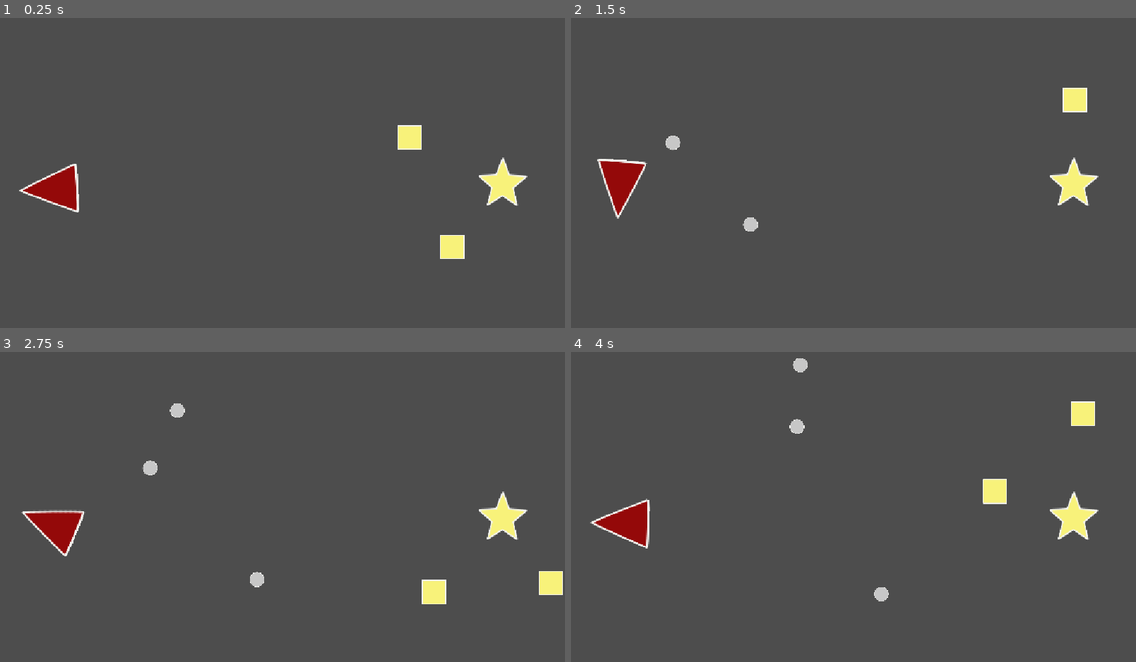
Above: before the commit, frames 1-4 (two rows, left to right).
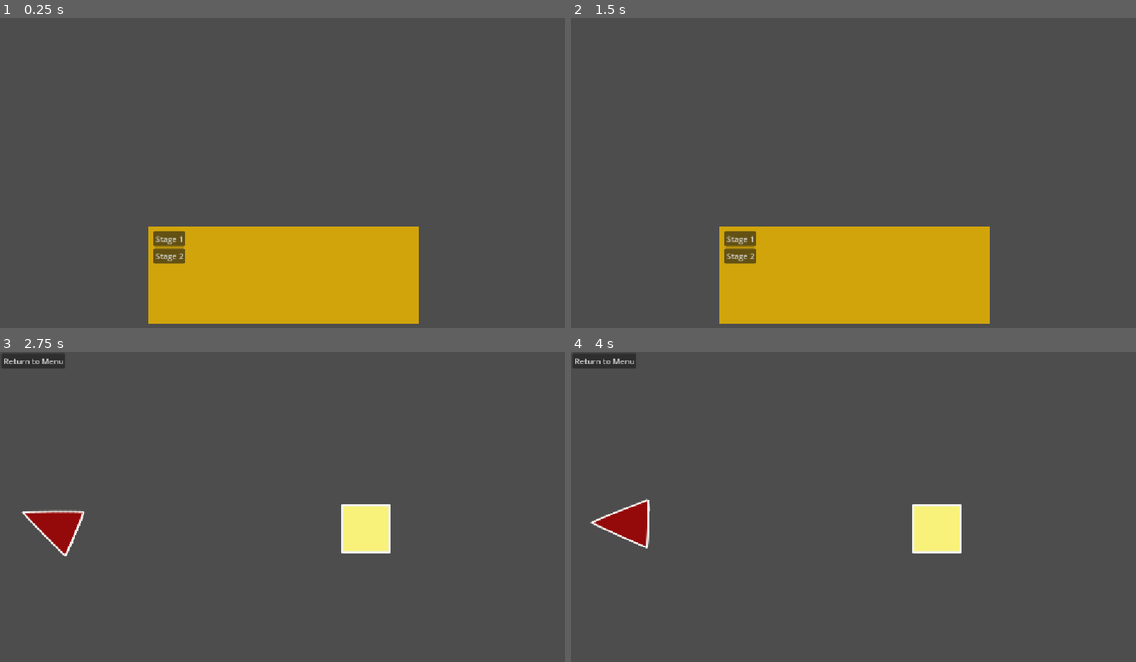
Above: after the commit, the same moments.

Repository: slumberingWoods/Asteroid-Shot
Game: Godot game, scene res://Stages/main.tscn
Two runs of this game, one before a commit and one after it. Both use one fixed random seed, a clock stepped at 60 frames per second and the inputs below. Before the commit the project starts from res://Stages/2_nd_stage.tscn.
Inputs (mouse positions are in pixels of both pictures, inside the frame that each line leads up to):
- Up to frame 1 (0.25 s): no input
- Up to frame 2 (1.5 s): click (740, 256) at 0.5 s, where only the run after the commit has a clickable "Stage 2"; click (604, 27) at 1.25 s, where only the run after the commit has a clickable "Return to Menu"
- Up to frame 3 (2.75 s): click (169, 572) at 2 s, where only the run after the commit has a clickable "Stage 1"
- Up to frame 4 (4 s): move the mouse to (977, 494) at 2.77 s; hold W (game_ammo_next) 2.78-3.53 s; tap Q (game_ammo_prev) at 3.05, 3.6 s; move the mouse to (740, 525) at 3.52 s; tap W (game_ammo_next) at 3.8 s

The runs differ from the first frame. In frame 1, 17% of the frame differs, in the area x 3-94%, y 34-99%; in frame 2, 17%; in frame 3, 3.4%; in frame 4, 3.4%.

Commit message:
add ui level management

Diff:
--- a/Entities/asteroid.gd
+++ b/Entities/asteroid.gd
@@ -32,13 +32,14 @@
 	_base_sprite_scale = sprite.scale
 	_base_collision_scale = collision_shape.scale
 	apply_type()
+	add_to_group("asteroids")
 	if is_shot:
 		add_to_group("shots")
 	global_position = spawn_pos
 	global_rotation = spawn_rotation
 	velocity = Vector2.UP.rotated(spawn_rotation) * speed
 
-func apply_type() -> void:
+func apply_type():
 	var i := clampi(int(type), 0, type_scales.size() - 1)
 	var tex_i := clampi(int(type), 0, type_textures.size() - 1)
 	if not type_textures.is_empty() and type_textures[tex_i] != null:
@@ -47,7 +48,7 @@
 	sprite.scale = _base_sprite_scale * s
 	collision_shape.scale = _base_collision_scale * s
 
-func _physics_process(delta: float) -> void:
+func _physics_process(delta: float):
 	velocity *= exp(-accel * delta)
 	if velocity.length() < stop_speed:
 		velocity = Vector2.ZERO
--- a/Entities/cannon.gd
+++ b/Entities/cannon.gd
@@ -61,7 +61,7 @@
 	instance.type = StageManager.selected_ammo_type  # assumes asteroid has a `type` property
 	get_tree().current_scene.add_child.call_deferred(instance)
 
-func switch_ammo(direction := 1) -> void:
+func switch_ammo(direction := 1):
 	StageManager.cycle_ammo_type(direction)
 
 func switch_ammo_to(type: GlobalEnums.AsteroidType) -> bool:
--- a/Entities/obstacle.gd
+++ b/Entities/obstacle.gd
@@ -12,7 +12,7 @@
 
 var health : float
 
-func _ready() -> void:
+func _ready():
 	health = max_health
 
 func take_impact(impact_speed: float, by: Node = null) -> bool:
@@ -28,7 +28,7 @@
 		return true
 	return false
 
-func _destroy(by: Node, impact_speed: float) -> void:
+func _destroy(by: Node, impact_speed: float):
 	destroyed.emit(by, impact_speed)
 	if debris_scene:
 		var d := debris_scene.instantiate()
--- a/Entities/orbit_center.gd
+++ b/Entities/orbit_center.gd
@@ -17,7 +17,7 @@
 var _zone: Area2D
 var _shape: CircleShape2D
 
-func _ready() -> void:
+func _ready():
 	super._ready()
 	_zone = Area2D.new()
 	var col := CollisionShape2D.new()
@@ -29,16 +29,16 @@
 	_zone.body_exited.connect(_on_body_exited)
 	add_child(_zone)
 
-func set_capture_radius(r: float) -> void:
+func set_capture_radius(r: float):
 	capture_radius = r
 	if _shape:
 		_shape.radius = r
 
-func _on_body_entered(body: Node) -> void:
+func _on_body_entered(body: Node):
 	if body is Orbiter:
 		capture(body)
 
-func _on_body_exited(body: Node) -> void:
+func _on_body_exited(body: Node):
 	if body is Orbiter and body.center == self:
 		release(body)
 
@@ -52,17 +52,17 @@
 	orbiter_captured.emit(orbiter)
 	return true
 
-func release(orbiter: Orbiter) -> void:
+func release(orbiter: Orbiter):
 	if orbiter in orbiters:
 		orbiters.erase(orbiter)
 		orbiter.end_orbit()
 		orbiter_released.emit(orbiter)
 
-func release_all() -> void:
+func release_all():
 	for o in orbiters.duplicate():
 		release(o)
 
-func _destroy(by: Node, impact_speed: float) -> void:
+func _destroy(by: Node, impact_speed: float):
 	if release_on_destroy:
 		release_all()
 	super._destroy(by, impact_speed)
--- a/Entities/orbiter.gd
+++ b/Entities/orbiter.gd
@@ -19,10 +19,10 @@
 
 ## Move closer to / farther from the center while orbiting.
 ## Clamped to the center's capture radius.
-func set_orbit_radius(r: float) -> void:
+func set_orbit_radius(r: float):
 	_radius = clampf(r, min_orbit_radius, center.capture_radius if center else r)
 
-func begin_orbit(c: OrbitCenter) -> void:
+func begin_orbit(c: OrbitCenter):
 	center = c
 	var offset := global_position - c.global_position
 	_angle = offset.angle()
@@ -37,7 +37,7 @@
 	c.tree_exiting.connect(_on_center_gone, CONNECT_ONE_SHOT)
 	orbit_started.emit(c)
 
-func end_orbit() -> void:
+func end_orbit():
 	if center == null:
 		return
 	var old := center
@@ -51,12 +51,12 @@
 	_cooldown = recapture_cooldown
 	orbit_ended.emit(old)
 
-func _on_center_gone() -> void:
+func _on_center_gone():
 	if center:
 		center.orbiters.erase(self)
 		end_orbit()
 
-func _physics_process(delta: float) -> void:
+func _physics_process(delta: float):
 	_cooldown = maxf(_cooldown - delta, 0.0)
 
 	if center == null:
--- a/Stages/1_st_stage.tscn
+++ b/Stages/1_st_stage.tscn
@@ -7,7 +7,7 @@
 [node name="1st_stage" type="Node2D" unique_id=1260221731]
 script = ExtResource("1_mquqn")
 ammo = 10
-allowed_sizes = Array[int]([0, 2, 1])
+allowed_sizes = Array[int]([0])
 
 [node name="Cannon" parent="." unique_id=1442655570 instance=ExtResource("1_j8kih")]
 position = Vector2(100, 350)
--- a/Stages/main.tscn
+++ b/Stages/main.tscn
@@ -1,11 +1,11 @@
 [gd_scene format=3 uid="uid://cd0qn5ywrs10u"]
 
-[ext_resource type="Script" uid="uid://mjchjgylo02n" path="res://Utilities/stage_manager.gd" id="1_dqdwq"]
-[ext_resource type="PackedScene" uid="uid://cstmt7itg537b" path="res://Stages/1_st_stage.tscn" id="2_74i4i"]
-[ext_resource type="PackedScene" uid="uid://chckyyqdkvi3a" path="res://Stages/2_nd_stage.tscn" id="3_n1pa2"]
+[ext_resource type="PackedScene" uid="uid://ciwnoah4mn5gu" path="res://Utilities/menu_ui.tscn" id="4_74i4i"]
 
 [node name="main" type="Node2D" unique_id=1075153312]
 
-[node name="stage manager" type="Node" parent="." unique_id=2018303934]
-script = ExtResource("1_dqdwq")
-stages = Array[PackedScene]([ExtResource("2_74i4i"), ExtResource("3_n1pa2")])
+[node name="MenuUI" parent="." unique_id=1516809323 instance=ExtResource("4_74i4i")]
+offset_left = 3.0
+offset_top = 3.0
+offset_right = 1152.0
+offset_bottom = 646.0
--- /dev/null
+++ b/Utilities/menu_manager.gd
@@ -0,0 +1,42 @@
+extends Control
+
+@onready var main_menu: Control = $MainMenu
+@onready var stage_buttons: Control = $MainMenu/ColorRect/MarginContainer/GridContainer
+@onready var return_button: Button = $Button
+
+
+func _ready():
+	var index := 0
+	for child in stage_buttons.get_children():
+		if child is Button:
+			child.pressed.connect(_on_stage_button_pressed.bind(index))
+			index += 1
+
+	return_button.pressed.connect(_on_return_pressed)
+	StageManager.stage_changed.connect(_on_stage_changed)
+
+	_show_menu()
+
+
+func _on_stage_button_pressed(index: int):
+	StageManager.load_stage(index)
+
+
+func _on_stage_changed(_stage: Node):
+	_show_game()
+
+
+func _on_return_pressed():
+	if StageManager.has_method("unload_stage"):
+		StageManager.unload_stage()
+	_show_menu()
+
+
+func _show_menu():
+	main_menu.show()
+	return_button.hide()
+
+
+func _show_game():
+	main_menu.hide()
+	return_button.show()
--- a/Utilities/menu_ui.tscn
+++ b/Utilities/menu_ui.tscn
@@ -1,4 +1,6 @@
 [gd_scene format=3 uid="uid://ciwnoah4mn5gu"]
+
+[ext_resource type="Script" uid="uid://dyo12ssrmaegq" path="res://Utilities/menu_manager.gd" id="1_005xu"]
 
 [node name="MenuUI" type="Control" unique_id=1516809323]
 layout_mode = 3
@@ -7,6 +9,7 @@
 anchor_bottom = 1.0
 grow_horizontal = 2
 grow_vertical = 2
+script = ExtResource("1_005xu")
 
 [node name="MainMenu" type="MarginContainer" parent="." unique_id=692044111]
 layout_mode = 1
@@ -33,6 +36,24 @@
 anchor_bottom = 1.0
 grow_horizontal = 2
 grow_vertical = 2
+theme_override_constants/margin_left = 10
+theme_override_constants/margin_top = 10
+theme_override_constants/margin_right = 10
+theme_override_constants/margin_bottom = 10
 
 [node name="GridContainer" type="GridContainer" parent="MainMenu/ColorRect/MarginContainer" unique_id=1756026459]
 layout_mode = 2
+
+[node name="Button" type="Button" parent="MainMenu/ColorRect/MarginContainer/GridContainer" unique_id=117825570]
+layout_mode = 2
+text = "Stage 1"
+
+[node name="Button2" type="Button" parent="MainMenu/ColorRect/MarginContainer/GridContainer" unique_id=1975860861]
+layout_mode = 2
+text = "Stage 2"
+
+[node name="Button" type="Button" parent="." unique_id=22069807]
+layout_mode = 0
+offset_right = 8.0
+offset_bottom = 8.0
+text = "Return to Menu"
--- a/Utilities/stage.gd
+++ b/Utilities/stage.gd
@@ -7,5 +7,5 @@
 @export var length := 1000
 @export var width := 500
 
-func _enter_tree() -> void:
+func _enter_tree():
 	StageManager.adopt_stage(self)
--- a/Utilities/stage_manager.gd
+++ b/Utilities/stage_manager.gd
@@ -7,7 +7,10 @@
 signal stage_cleared
 signal stage_failed
 
-@export var stages: Array[PackedScene] = []
+var stages: Array[PackedScene] = [
+	preload("res://Stages/1_st_stage.tscn"),
+	preload("res://Stages/2_nd_stage.tscn"),
+]
 
 var current_stage: Stage = null
 var stage_size := Vector2.ZERO
@@ -22,14 +25,11 @@
 var _container: Node = null
 var _finished := false
 
-func set_stage_container(container: Node) -> void:
+func set_stage_container(container: Node):
 	_container = container
 
-
 # ---------- Stage lifecycle ----------
-
-
-func load_stage(index: int) -> void:
+func load_stage(index: int):
 	if index < 0 or index >= stages.size():
 		push_error("StageManager: invalid stage index %d" % index)
 		return
@@ -40,24 +40,25 @@
 	(_container if _container else get_tree().current_scene).add_child(current_stage)
 	stage_changed.emit(current_stage)
 
-
-func next_stage() -> void:
+func next_stage():
 	load_stage(current_stage_index + 1)
 
+func restart_stage():
 
-func restart_stage() -> void:
 	load_stage(current_stage_index)
-
-
-func _unload_current() -> void:
+func _unload_current():
 	_finished = true
 	get_tree().call_group("shots", "queue_free")
+	get_tree().call_group("asteroids", "queue_free")
 	if is_instance_valid(current_stage):
 		current_stage.queue_free()
 	current_stage = null
 
+func unload_stage():
+	_unload_current()
+	current_stage_index = -1
 
-func _init_from_stage(stage: Node) -> void:
+func _init_from_stage(stage: Node):
 	_finished = false
 	shots_in_flight = 0
 	ammo = stage.ammo
@@ -71,7 +72,7 @@
 	ammo_type_selected.emit(selected_ammo_type)
 	enemies_changed.emit(enemies_remaining)
 
-func adopt_stage(stage: Stage) -> void:
+func adopt_stage(stage: Stage):
 	if stage == current_stage:
 		return
 	current_stage = stage
@@ -80,28 +81,20 @@
 	_init_from_stage(stage)
 	stage_changed.emit(stage)
 
-
 # ---------- Ammo ----------
-
 func is_ammo_type_allowed(type: GlobalEnums.AsteroidType) -> bool:
 	return type in allowed_ammo_types
-
-
 func select_ammo_type(type: GlobalEnums.AsteroidType) -> bool:
 	if not is_ammo_type_allowed(type):
 		return false
 	selected_ammo_type = type
 	ammo_type_selected.emit(type)
 	return true
-
-
-func cycle_ammo_type(direction := 1) -> void:
+func cycle_ammo_type(direction := 1):
 	if allowed_ammo_types.is_empty():
 		return
 	var i := allowed_ammo_types.find(selected_ammo_type)
 	select_ammo_type(allowed_ammo_types[wrapi(i + direction, 0, allowed_ammo_types.size())])
-
-
 ## Returns true if a shot was available and consumed.
 func consume_ammo(amount := 1) -> bool:
 	if _finished or ammo < amount:
@@ -110,37 +103,27 @@
 	shots_in_flight += amount
 	ammo_changed.emit(ammo)
 	return true
-
-
-func add_ammo(amount: int) -> void:
+func add_ammo(amount: int):
 	ammo += amount
 	ammo_changed.emit(ammo)
 
-
 # ---------- Enemies ----------
-
-func register_enemy(count := 1) -> void:
+func register_enemy(count := 1):
 	enemies_remaining += count
 	enemies_changed.emit(enemies_remaining)
-
-
-func unregister_enemy() -> void:
+func unregister_enemy():
 	enemies_remaining = maxi(enemies_remaining - 1, 0)
 	enemies_changed.emit(enemies_remaining)
 	_check_end_conditions()
 
-
 ## Call when a shot is spent (e.g. projectile hit or left the stage),
 ## so "out of ammo" is only judged once nothing is still in flight.
-func notify_shot_resolved() -> void:
+func notify_shot_resolved():
 	shots_in_flight = maxi(shots_in_flight - 1, 0)
 	_check_end_conditions()
 
-
-
 # ---------- Win / lose ----------
-
-func _check_end_conditions() -> void:
+func _check_end_conditions():
 	if _finished:
 		return
 	if enemies_remaining == 0:
--- a/project.godot
+++ b/project.godot
@@ -11,7 +11,7 @@
 [application]
 
 config/name="Asteroid Shot"
-run/main_scene="uid://chckyyqdkvi3a"
+run/main_scene="uid://cd0qn5ywrs10u"
 config/features=PackedStringArray("4.7", "Forward Plus")
 config/icon="res://Assets/icon.svg"
 
Not shown, added: Utilities/menu_manager.gd.uid
